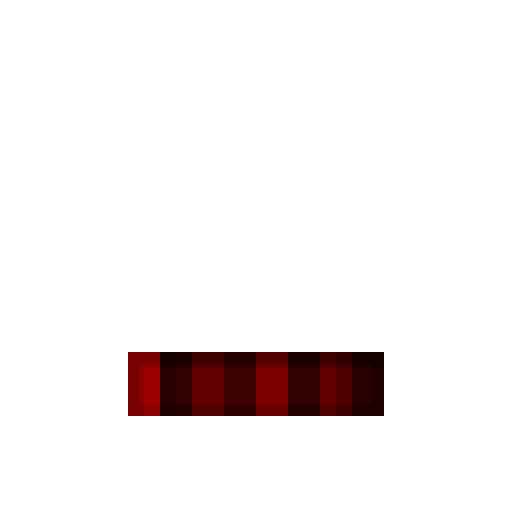
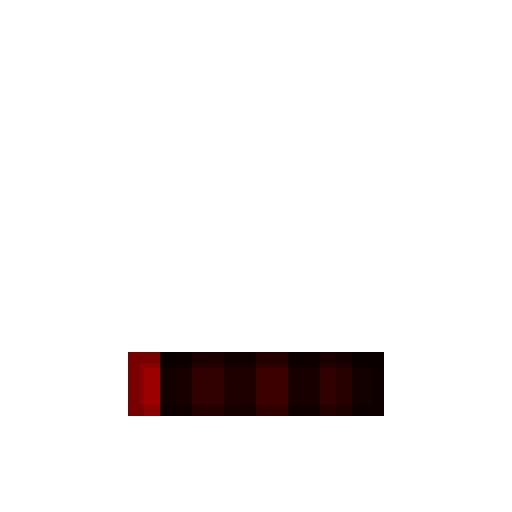
Layer changes from the first 512×512 image to the second:
unmasked "Rectangle" (1st of 3) over (176, 352, 336, 416)
unmasked "Rectangle" (2nd of 3) over (224, 352, 288, 416)
unmasked "Composite Path" over (160, 352, 384, 416)
"Rectangle 1": opacity 50% → 75%, unmasked it over (160, 352, 384, 416)
unmasked "Rectangle" (3rd of 3) over (160, 352, 384, 416)
